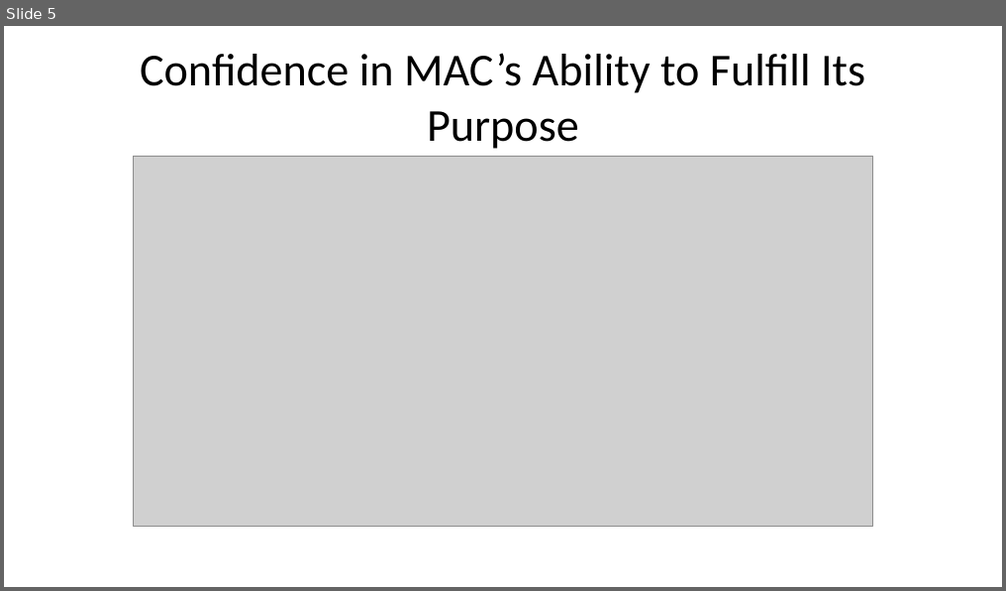
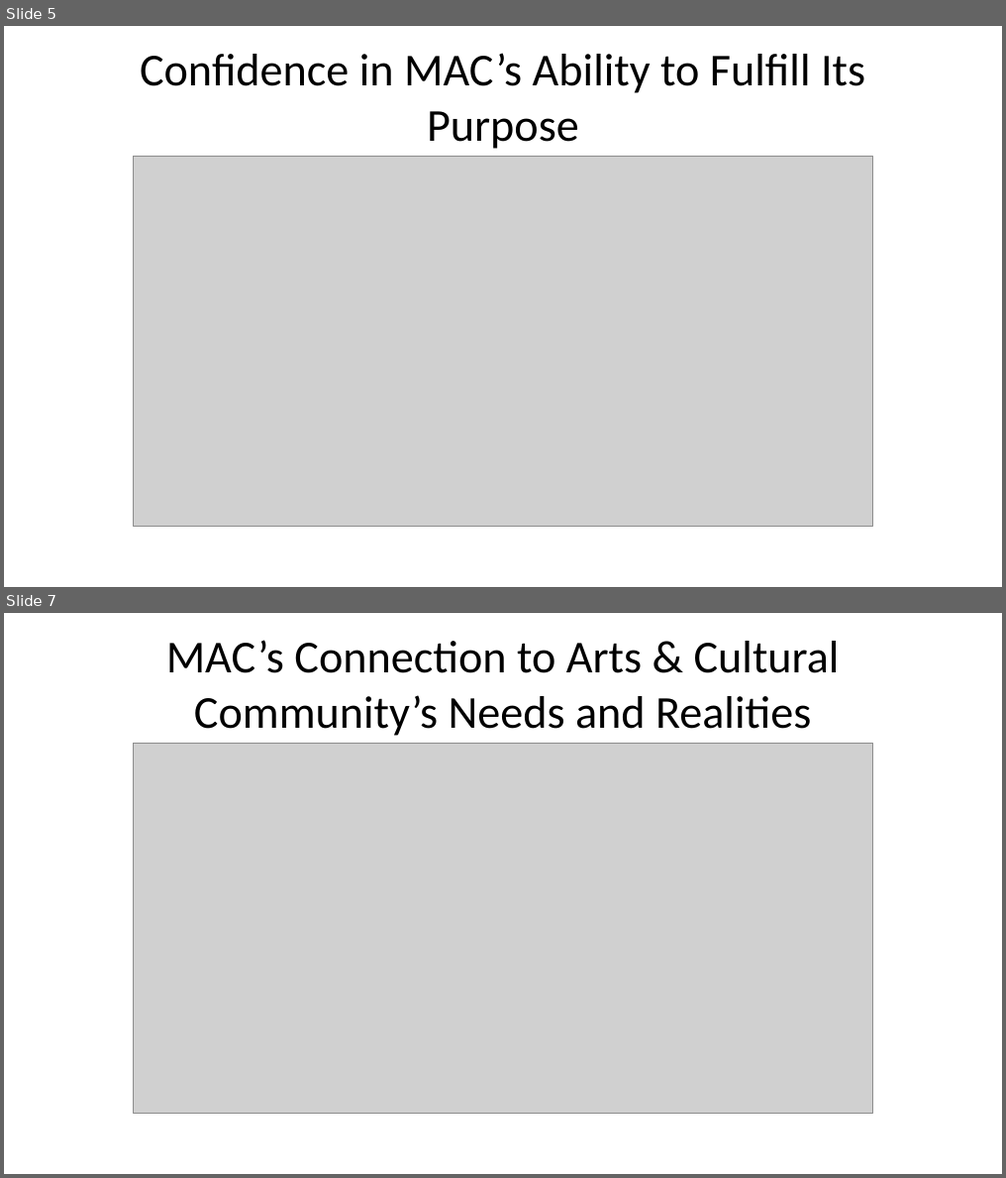
Before and after one commit to bkinasevych/mb-arts-council, a slide deck: docs/index.pptx. Shown one above the other, each under a label of ours: slide 5 before the commit, slides 5 and 7 after it; the slides between them are not shown. The pictures are 1006x591 and 1006x1178 pixels, drawn with LibreOffice and Linux fonts; fonts in the diff are those of the drawing; grey boxes stand for pictures. Boxes give left, top, right and bottom in pixels: in the first picture for what was removed or moved away, otherwise in the second. Text is boxed around its words. In the diff, an @@ line names an element or a change of style, - is before the commit and + after.

```diff
--- a/docs/index.pptx
+++ b/docs/index.pptx
@@ slide 7 added at [4,613,1002,1174], background #FFFFFF @@
@@ title added at [166,640,840,736], 33 pt, text #000000 @@
+MAC’s Connection to Arts & Cultural Community’s Needs and Realities
@@ picture added at [133,744,873,1114] @@
```
Also in this commit, not shown: 1 slide changed, 1 other slide added, 6 other files.
